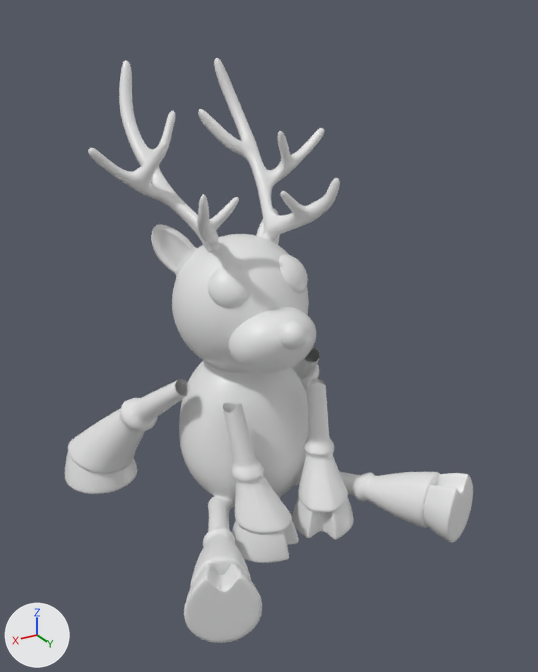
Before and after pictures for a commit that changed the Blender file meshes/DeerInHeadLights.blend.
Both versions are drawn from a camera (50 mm lens) standing at (4.64, 8.5, 6.58) and looking at (-0.02, 0.73, 2.7). Lighting does not change. The marker at lower left points along +X, +Y and +Z.
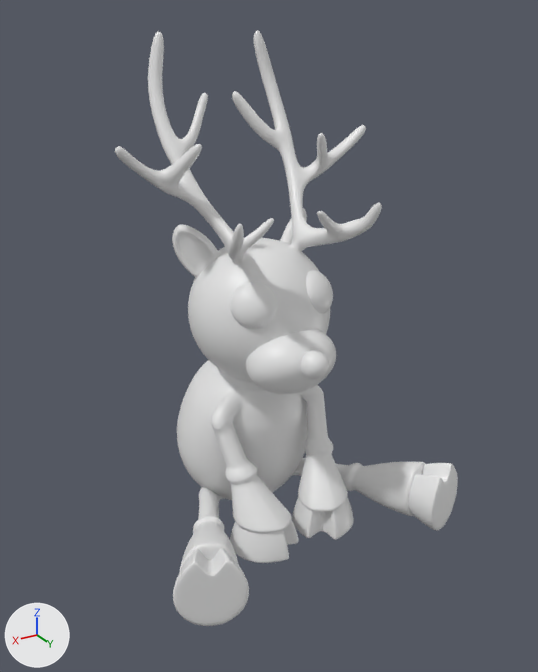
Patch to the scene script:
```diff
--- a/meshes/DeerInHeadLights.blend.py
+++ b/meshes/DeerInHeadLights.blend.py
@@ me_cube_001 @@
 # used by ob_cube_001; location = (0.0, 0.0, 0.0); scale = (0.884, 0.884, 0.884)
-me_cube_001.from_pydata(...)  # 698 vertices, 639 faces; spans x -2.72..0.0, y -2.2..3.34, z -0.1..2.77
+me_cube_001.from_pydata(...)  # 599 vertices, 568 faces; spans x -2.5..0.0, y -1.03..3.01, z -0.14..2.76
+# me_cube_001 part 1: the loose piece of 52 vertices spanning x -2.5..-1.49, y 2.55..3.34, z 0.06..1.15 is moved by (0.0, -0.34, 0.0)
+# me_cube_001 part 2: the loose piece of 360 vertices spanning x -2.24..0.0, y -0.95..2.91, z -0.1..2.77 is rebuilt with 495 vertices and now spans x -2.24..0.0, y -1.03..2.57, z -0.14..2.76
+# me_cube_001 part 3: the loose piece of 96 vertices spanning x -2.62..-1.02, y -2.09..0.4, z 0.33..2.37 is deleted
+# me_cube_001 part 4: the loose piece of 86 vertices spanning x -1.01..-0.13, y 0.9..2.08, z 0.44..2.26 is deleted
+# me_cube_001 part 5: the loose piece of 52 vertices spanning x -2.72..-1.35, y -2.2..-0.76, z 0.0..0.59 is deleted
 me_cube_001.materials.append(mat_material)
@@ me_cube_1 @@
+me_cube_1.from_pydata(...)  # 1487 vertices, 1514 faces; spans x -1.78..0.0, y -0.81..2.01, z 1.53..6.43
+me_cube_1.polygons.foreach_set('use_smooth', [True] * 1514)
+me_cube_1.materials.append(mat_material)  # white #e7e7e7
@@ ob_cube @@
-ob_cube = bpy.data.objects.new('Cube', me_cube)
-ob_cube.location = (0.0, 0.0, 0.0)
-_m = ob_cube.modifiers.new('Mirror', 'MIRROR')
-_m = ob_cube.modifiers.new('Subdivision', 'SUBSURF')
@@ ob_head @@
+ob_head = bpy.data.objects.new('head', me_cube_1)
+ob_head.location = (0.0, 0.0, 0.0)
+_m = ob_head.modifiers.new('Mirror', 'MIRROR')
+_m = ob_head.modifiers.new('Subdivision', 'SUBSURF')
```

Pixel boxes (x1, y1, x2, y2) of what changed, in the pictures (538 x 672 px; the box of a moved part takes in the faces that stretch with it):
'Cube.001', reshaped (30% narrower, 10% shorter): before (65, 347, 473, 643); after (173, 360, 458, 626)
'head', added: after (115, 30, 382, 394)
'Cube', deleted: before (88, 58, 340, 373)
part 1 of me_cube_001, moved or reshaped: before (184, 473, 473, 643); after (173, 463, 458, 626)
part 2 of me_cube_001, rebuilt (8% shorter): before (179, 360, 440, 588); after (177, 360, 425, 570)
part 3 of me_cube_001, deleted: before (68, 347, 320, 473)
part 4 of me_cube_001, deleted: before (223, 378, 348, 534)
part 5 of me_cube_001, deleted: before (65, 452, 137, 494)
